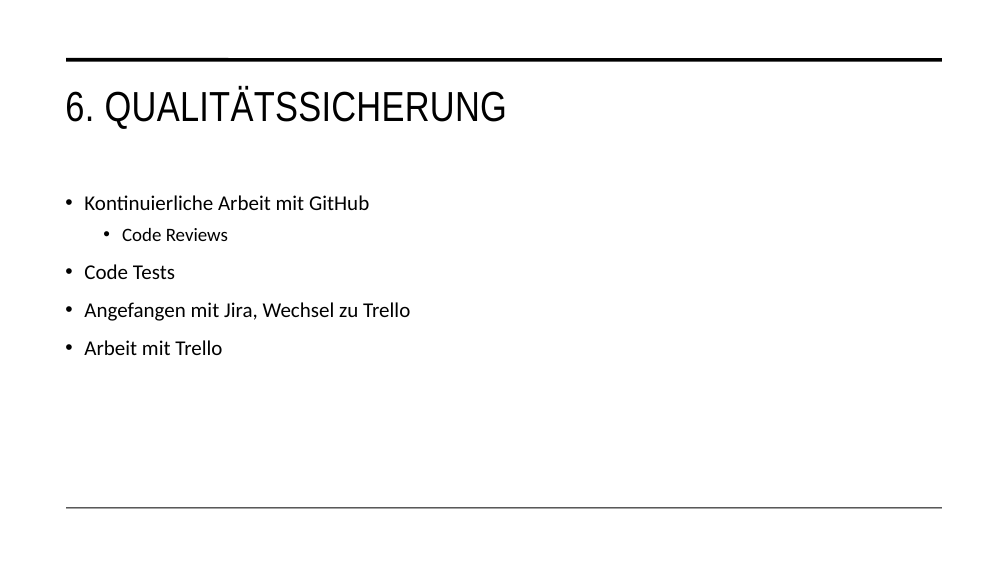
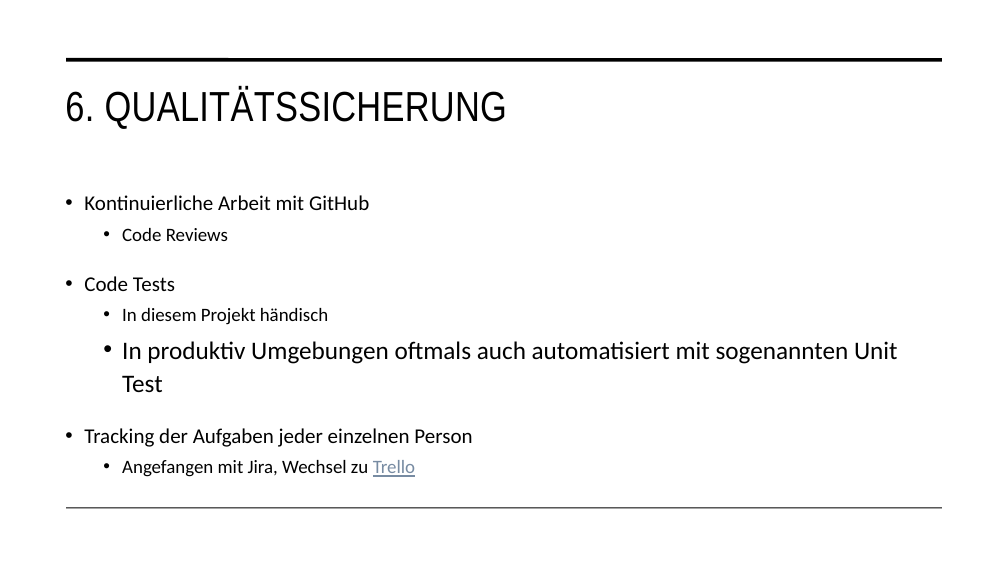
Before and after one commit to malu254/Eifrige-Otter-PM, a slide deck: slide 21 of Abgabe/Dokumentation/Präsentation.pptx. Drawn at 1008x567 pixels with LibreOffice and Linux fonts; fonts in the diff are those of the drawing. Boxes give left, top, right and bottom in pixels: in the first picture for what was removed or moved away, otherwise in the second. Text is boxed around its words. In the diff, an @@ line names an element or a change of style, - is before the commit and + after.

```diff
--- a/Abgabe/Dokumentation/Präsentation.pptx
+++ b/Abgabe/Dokumentation/Präsentation.pptx
@@ text at [84,308,898,447]: paragraphs added @@
+  • In diesem Projekt händisch
+  • In produktiv Umgebungen oftmals auch automatisiert mit sogenannten Unit Test
+• Tracking der Aufgaben jeder einzelnen Person
@@ text at [84,340,222,355]: paragraph removed @@
-• Arbeit mit Trello
@@ text at [122,460,415,477]: size 20 to 18 pt in "Angefangen mit Jira, Wechsel zu Trello"; text colour #000000 to #778BA2, underline on in "Trello"; list level 1 to 2 in "Angefangen mit Jira, Wechsel zu ..." @@
```
Also in this commit, not shown: 1 other slide changed, 3 other files.
